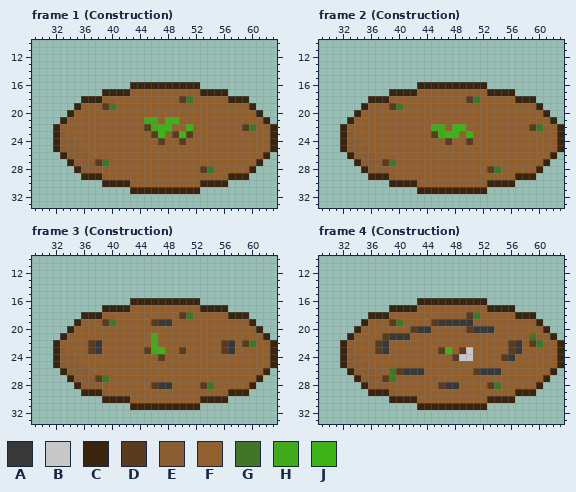
Pixel-art file -- Assets/Sprites/Towers/Mark/Mark Tower.aseprite. Above, as it was before the edit.
64x64 pixels, 15 frames. Shown: frame 1 (Construction): x 29..63, y 10..33; frame 2 (Construction): x 29..63, y 10..33; frame 3 (Construction): x 29..63, y 10..33; frame 4 (Construction): x 29..63, y 10..33. The commit also changed other frames, which this record leaves out.
Visible layers, top first: "Shadow", "Tower", "Background".
Palette (. is transparent): A #383838  B #c7c7c7  C #392410  D #593b20  E #8a5d33  F #925f2f  G #417529  H #40aa1b  J #3fb217
Pixels before, frame 1 (Construction), first column x 32:
16 ...........CCCCCCCCCC...........
17 .......CCCCFFFFFFFFFFCCCC.......
18 ....CCCFFFFFFFFFFFDGFFFFFCCC....
19 ...CFFFDGFFFFFFFFFFFFFFFFFFFC...
20 ..CFFFFFFFFFFFFFFFFFFFFFFFFFFC..
21 .CFFFFFFFFFFFHHFJJFFFFFFFFFFFFC.
22 CFFFFFFFFFFFFDHJJFFJFFFFFFFDGFFC
23 CEFFFFFFFFFFFFDJFDJDFFFFFFFFFFFC
24 CEEFFFFFFFFFFFFDFFDFFFFFFFFFFFFC
25 CEEEFFFFFFFFFFFFFFFFFFFFFFFFFFFC
26 .CEEEFFFFFFFFFFFFFFFFFFFFFFFFFC.
27 ..CEEEDGFFFFFFFFFFFFFFFFFFFFFC..
28 ...CEEEFFFFFFFFFFFFFFDGFFFFFC...
29 ....CCCEFFFFFFFFFFFFFFFFFCCC....
30 .......CCCCFFFFFFFFFFCCCC.......
31 ...........CCCCCCCCCC...........
Pixels before, frame 2 (Construction), first column x 32:
16 ...........CCCCCCCCCC...........
17 .......CCCCFFFFFFFFFFCCCC.......
18 ....CCCFFFFFFFFFFFDGFFFFFCCC....
19 ...CFFFDGFFFFFFFFFFFFFFFFFFFC...
20 ..CFFFFFFFFFFFFFFFFFFFFFFFFFFC..
21 .CFFFFFFFFFFFFFFFFFFFFFFFFFFFFC.
22 CFFFFFFFFFFFFHHFJJFFFFFFFFFDGFFC
23 CEFFFFFFFFFFFDHJJFJFFFFFFFFFFFFC
24 CEEFFFFFFFFFFFFDFFDFFFFFFFFFFFFC
25 CEEEFFFFFFFFFFFFFFFFFFFFFFFFFFFC
26 .CEEEFFFFFFFFFFFFFFFFFFFFFFFFFC.
27 ..CEEEDGFFFFFFFFFFFFFFFFFFFFFC..
28 ...CEEEFFFFFFFFFFFFFFDGFFFFFC...
29 ....CCCEFFFFFFFFFFFFFFFFFCCC....
30 .......CCCCFFFFFFFFFFCCCC.......
31 ...........CCCCCCCCCC...........
Pixels before, frame 3 (Construction), first column x 32:
16 ...........CCCCCCCCCC...........
17 .......CCCCFFFFFFFFFFCCCC.......
18 ....CCCFFFFFFFFFFFDGFFFFFCCC....
19 ...CFFFDGFFFFFDAAFFFFFFFFFFFC...
20 ..CFFFFFFFFFFFFFFFFFFFFFFFFFFC..
21 .CFFFFFFFFFFFFHFFFFFFFFFFFFFFFC.
22 CFFFFDAFFFFFFFHFFFFFFFFFDAFDGFFC
23 CEFFFDAFFFFFFDHJFFDFFFFFDAFFFFFC
24 CEEFFFFFFFFFFFFDFFFFFFFFFFFFFFFC
25 CEEEFFFFFFFFFFFFFFFFFFFFFFFFFFFC
26 .CEEEFFFFFFFFFFFFFFFFFFFFFFFFFC.
27 ..CEEEDGFFFFFFFFFFFFFFFFFFFFFC..
28 ...CEEEFFFFFFFDAAFFFFDGFFFFFC...
29 ....CCCEFFFFFFFFFFFFFFFFFCCC....
30 .......CCCCFFFFFFFFFFCCCC.......
31 ...........CCCCCCCCCC...........
Pixels before, frame 4 (Construction), first column x 32:
16 ...........CCCCCCCCCC...........
17 .......CCCCFFFFFFFFFFCCCC.......
18 ....CCCFFFFFFFFFFFDGFFFFFCCC....
19 ...CFFFDGFFFFDAAAAAFFFFFFFFFC...
20 ..CFFFFFFFDAAFFFFFDAAAFFFFFFFC..
21 .CFFFFDAAAFFFFFFFFFFFFFFFFFGFFC.
22 CFFFFDAFFFFFFFFFFFFFFFFFDAFDGFFC
23 CEFFFDAFFFFFFFDJFDBFFFFFDAFFFFFC
24 CEEFFFFFFFFFFFFFDBBFFFFDAFFFFFFC
25 CEEEFFFFFFFFFFFFFFFFFFFFFFFFFFFC
26 .CEEEFFGDAAAFFFFFFFDAAAFFFFFFFC.
27 ..CEEEDGFFFFFFFFFFFFFFFFFFFFFC..
28 ...CEEEFFFFFFFDAAFFFFDGFFFFFC...
29 ....CCCEFFFFFFFFFFFFFFFFFCCC....
30 .......CCCCFFFFFFFFFFCCCC.......
31 ...........CCCCCCCCCC...........
Now the later version:
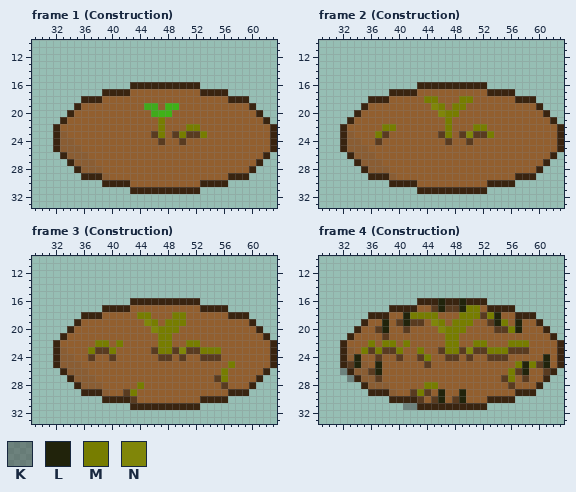
Colours new in this view: K #3f3f3f78  L #21230b  M #777d00  N #808609
Diff:
Frame 1 (Construction), layer "Tower":
y 18: x 50..51 DG -> FF
y 19: x 39..40 DG -> FF; x 45..46 FF -> HH; x 48..49 FF -> JJ
y 20: x 46..48 FFF -> HJJ
y 21: x 45..49 HHFJJ -> FFMFF
y 22: x 45..48 DHJJ -> FFMF; x 51..52 JF -> MM; x 59..60 DG -> FF
y 23: x 47 J -> M; x 50 J -> M; x 52..53 FF -> DM
y 27: x 38..39 DG -> FF
y 28: x 53..54 DG -> FF
Frame 2 (Construction), layer "Tower":
y 18: x 44..45 FF -> MM; x 49..51 FDG -> MMF
y 19: x 39..40 DG -> FF; x 45..46 FF -> NM; x 48..49 FF -> MM
y 20: x 46..48 FFF -> NMM
y 21: x 47 F -> M
y 22: x 38..39 FF -> MM; x 45..49 HHFJJ -> FFMFF; x 51..52 FF -> MM; x 59..60 DG -> FF
y 23: x 37..38 FF -> MD; x 45..53 DHJJFJFFF -> FDMFDNDDM
y 24: x 37 F -> D
y 27: x 38..39 DG -> FF
y 28: x 53..54 DG -> FF
Frame 3 (Construction), layer "Tower":
y 18: x 44..45 FF -> MM; x 49..51 FDG -> MMF
y 19: x 39..40 DG -> FF; x 45..50 FDAAFF -> NMFMMM
y 20: x 46..49 FFFF -> NMMM
y 21: x 46..48 HFF -> FMM
y 22: x 37..39 DAF -> FMM; x 41 F -> M; x 46..48 HFF -> FMM; x 51..52 FF -> MM; x 56..57 DA -> FF; x 59..60 DG -> FF
y 23: x 37..40 DAFF -> MDDM; x 45..57 DHJFFDFFFFFDA -> FDMMDNDDMMMFF
y 24: x 37 F -> D; x 40 F -> D; x 48 F -> D; x 50 F -> D; x 53..55 FFF -> DDD
y 25: x 57 F -> M
y 26: x 56 F -> M
y 27: x 38..39 DG -> FF; x 55..56 FF -> DM
y 28: x 44 F -> M; x 46..48 DAA -> FFF; x 53..54 DG -> FF; x 56 F -> D
y 29: x 42..43 FF -> DM
y 30: x 43 F -> D
Frame 4 (Construction), layers "Shadow", "Tower":
y 16: x 46 C -> L; x 49 C -> L
y 17: x 45..51 FFFFFFF -> DLDDLMM
y 18: x 41..45 FFFFF -> LMMMM; x 49..54 FDGFFF -> MMMDML
y 19: x 38..43 FDGFFF -> LFDLDD; x 45..50 DAAAAA -> NMFMMM; x 53..55 FFF -> DLM; x 57 F -> L
y 20: x 37..38 FF -> DL; x 41..44 FDAA -> DFFF; x 46..57 FFFFDAAAFFFF -> NMMMFFFFDDML
y 21: x 39..41 AAA -> FFF; x 47..48 FF -> MM; x 59 G -> F
y 22: x 36..39 FDAF -> MFMM; x 41 F -> M; x 47..48 FF -> MM; x 51..52 FF -> MM; x 56..60 DAFDG -> MMMFF
y 23: x 35..40 FFDAFF -> MDMDDM; x 43 F -> M; x 47..48 JF -> MM; x 50..55 BFFFFF -> NDDMMM; x 57..58 AF -> DD
y 24: x 34 E -> L; x 37 F -> D; x 40 F -> D; x 43..44 FF -> DM; x 47 F -> D; x 49..50 BB -> FD; x 53..54 FF -> DD; x 56 A -> F; x 61 F -> L
y 25: x 33..34 EE -> DL; x 37 F -> L; x 44 F -> D; x 57..61 FFFFF -> MLMDL
y 26: x 32 . -> K; x 36..37 EF -> DL; x 39..43 GDAAA -> FFFFF; x 51..54 DAAA -> FFFF; x 56..58 FFF -> MDL; x 61 F -> D
y 27: x 33 . -> K; x 37..39 EDG -> DFF; x 55..56 FF -> DM; x 58 F -> D
y 28: x 44..48 FFDAA -> MMFFF; x 53..54 DG -> FF; x 56 F -> D
y 29: x 42..44 FFF -> DMD; x 46 F -> L; x 49 F -> L
y 30: x 43 F -> D; x 45..46 FF -> DL; x 48..49 FF -> DL
y 31: x 41..42 .. -> KK
